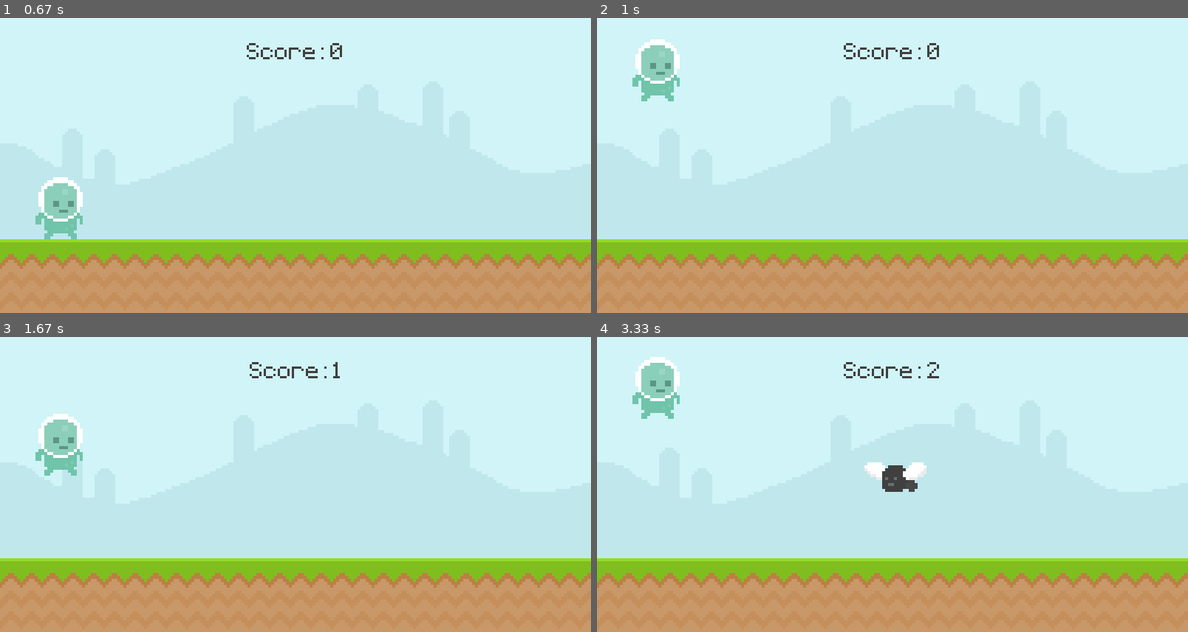
Above: before the commit, frames 1-4 (two rows, left to right).
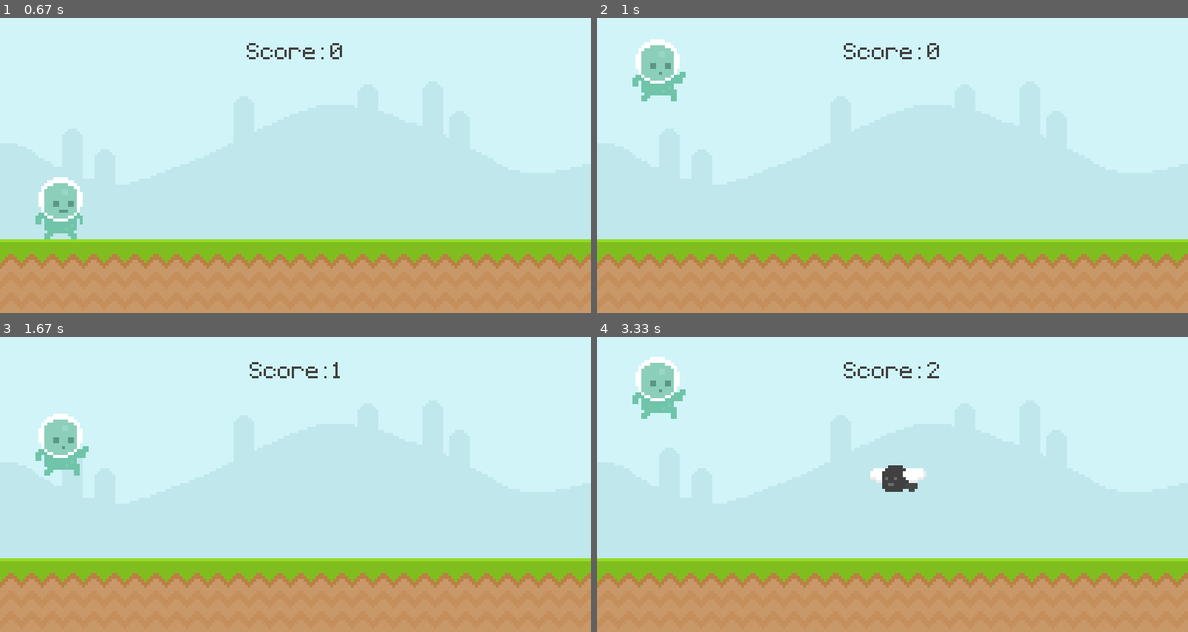
Above: after the commit, the same moments.

Repository: CasacoVermelho/pygame-project01
Game: pygame game, started from main.py
The game is run twice, just before and just after one commit, with the same random seed, the same clock (stepped at 60 frames per second) and the same inputs.
Inputs (mouse positions are in pixels of both pictures, inside the frame that each line leads up to):
- Up to frame 1 (0.67 s): tap Space at 0.33 s
- Up to frame 2 (1 s): click (656, 206) at 0.72 s
- Up to frame 3 (1.67 s): click (59, 525) at 1.55 s
- Up to frame 4 (3.33 s): tap Space at 2.33, 2.73, 3.03 s; click (809, 422) at 3.22 s

Frame 1 is identical in both runs. In frame 2, 0.1% of the frame differs, in the area x 10-15%, y 18-29%; in frame 3, 0.1%; in frame 4, 0.3%, in the area x 10-56%, y 17-50%.

Commit message:
added animations

Diff:
--- a/main.py
+++ b/main.py
@@ -30,6 +30,16 @@
 			if player.colliderect(obstacle_rect): return False
 	return True
 
+def player_animation():
+	global player_surf,player_index
+
+	if player_rect.bottom < 300:
+		player_surf = player_jump
+	else:
+		player_index += 0.1
+		if player_index >= len(player_walk):player_index = 0
+		player_surf = player_walk[int(player_index)]
+
 pygame.init()
 screen = pygame.display.set_mode((800,400))
 pygame.display.set_caption('Runner')
@@ -45,14 +55,30 @@
 # score_surf = test_font.render('My game', False, (64,64,64))
 # score_rect = score_surf.get_rect(center = (400,50))
 
-# Obstacles
-snail_surf = pygame.image.load('graphics/snail/snail1.png').convert_alpha()
-fly_surf = pygame.image.load('graphics/fly/fly1.png').convert_alpha()
+# snail
+snail_frame_1 = pygame.image.load('graphics/snail/snail1.png').convert_alpha()
+snail_frame_2 = pygame.image.load('graphics/snail/snail2.png').convert_alpha()
+snail_frames = [snail_frame_1, snail_frame_2]
+snail_frame_index = 0
+snail_surf =snail_frames[snail_frame_index]
+
+#fly
+fly_frame1 = pygame.image.load('graphics/fly/fly1.png').convert_alpha()
+fly_frame2 = pygame.image.load('graphics/fly/fly2.png').convert_alpha()
+fly_frames = [fly_frame1, fly_frame2]
+fly_frame_index = 0
+fly_surf = fly_frames[fly_frame_index]
 
 obstacle_rect_list = []
 
 
-player_surf = pygame.image.load('graphics/player/player_walk_1.png').convert_alpha()
+player_walk1 = pygame.image.load('graphics/player/player_walk_1.png').convert_alpha()
+player_walk2 = pygame.image.load('graphics/player/player_walk_2.png').convert_alpha()
+player_walk = [player_walk1,player_walk2]
+player_index = 0
+player_jump = pygame.image.load('graphics/player/jump.png').convert_alpha()
+
+player_surf = player_walk[player_index]
 player_rect = player_surf.get_rect(midbottom = (80,300))
 player_gravity = 0
 
@@ -70,6 +96,12 @@
 #Timer
 obstacle_timer = pygame.USEREVENT + 1
 pygame.time.set_timer(obstacle_timer,1500)
+
+snail_animation_timer = pygame.USEREVENT + 2
+pygame.time.set_timer(snail_animation_timer,500)
+
+fly_animation_timer = pygame.USEREVENT + 3
+pygame.time.set_timer(fly_animation_timer,200)
 
 while True:
 	for event in pygame.event.get():
@@ -91,6 +123,17 @@
 					obstacle_rect_list.append(snail_surf.get_rect(bottomright = (randint(900,1100),300)))
 				else:
 					obstacle_rect_list.append(fly_surf.get_rect(bottomright = (randint(900,1100),210)))
+
+			if event.type == snail_animation_timer:
+				if snail_frame_index == 0: snail_frame_index = 1
+				else: snail_frame_index = 0
+				snail_surf = snail_frames[snail_frame_index]
+
+			if event.type == fly_animation_timer:
+				if fly_frame_index == 0: fly_frame_index = 1
+				else: fly_frame_index = 0
+				fly_surf = fly_frames[fly_frame_index]
+
 		else:
 			if event.type == pygame.KEYDOWN and event.key == pygame.K_SPACE:
 				game_active = True
@@ -112,6 +155,7 @@
 		player_gravity += 1
 		player_rect.y += player_gravity
 		if player_rect.bottom >= 300: player_rect.bottom = 300
+		player_animation()
 		screen.blit(player_surf,player_rect)
 
 		# Obstacle movement
